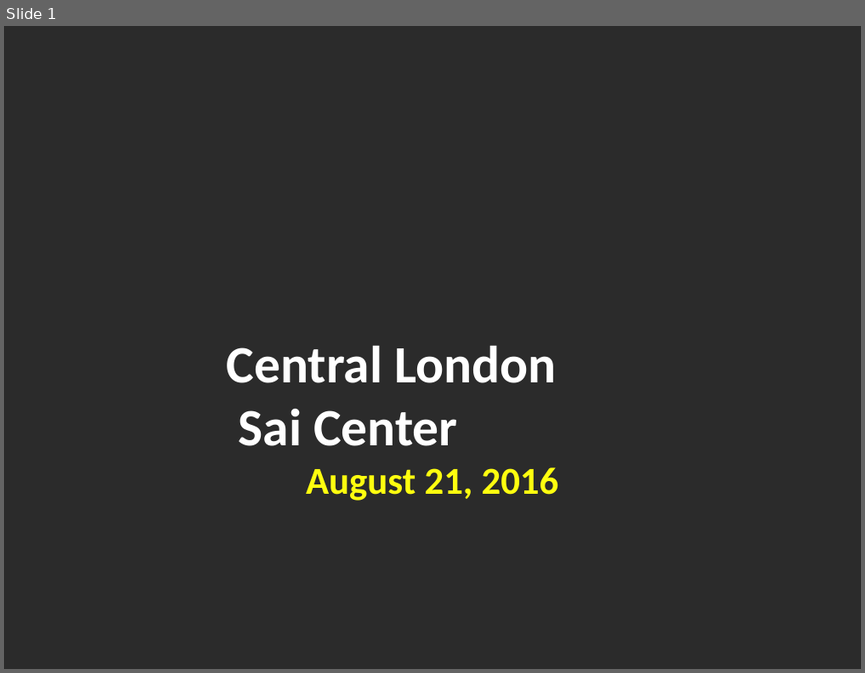
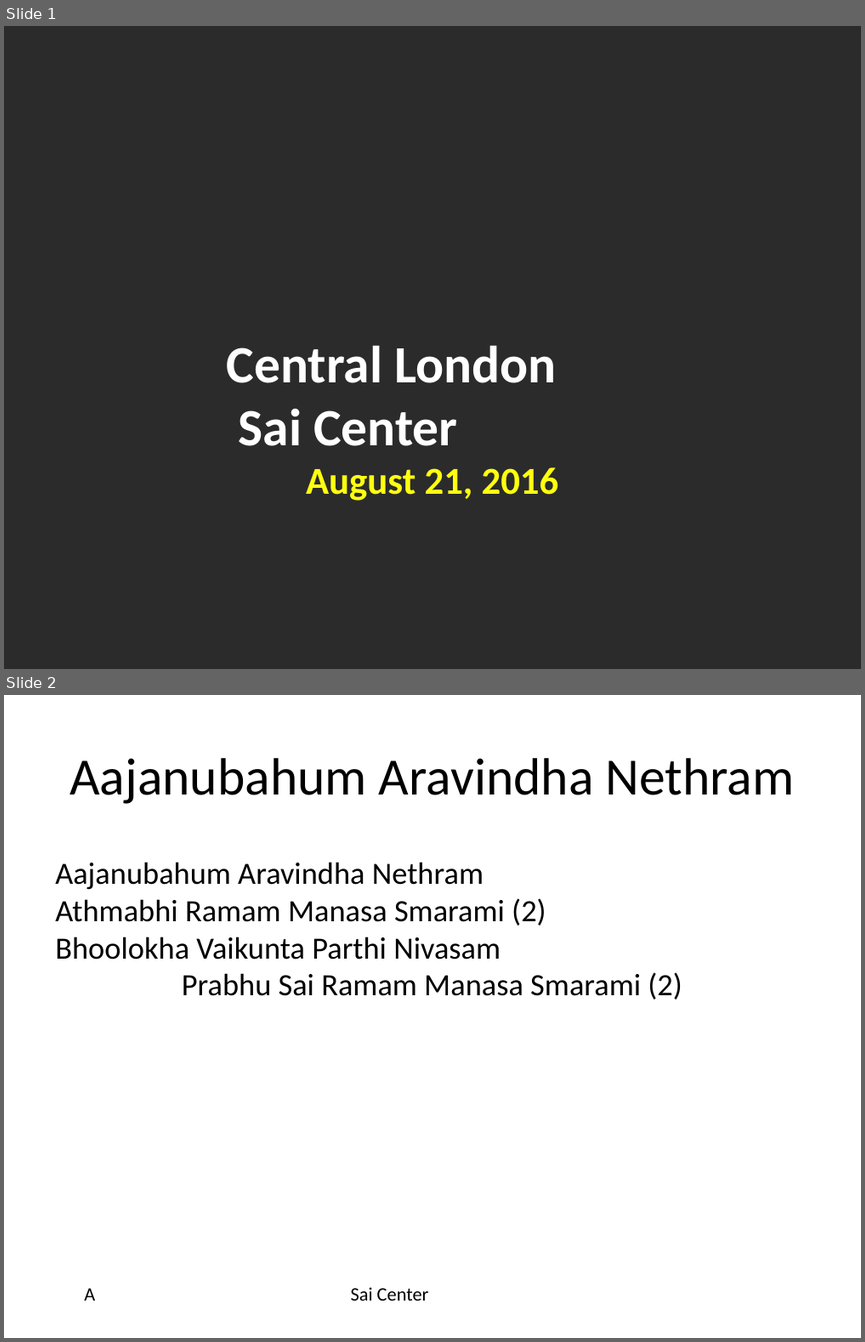
Before and after one commit to riteshreddyr/bhajanpresentationmaker, a slide deck: generated_ppts/bhajans.pptx. Shown one above the other, each under a label of ours: slide 1 before the commit, slides 1 and 2 after it. The pictures are 865x673 and 865x1342 pixels, drawn with LibreOffice and Linux fonts; fonts in the diff are those of the drawing; background and template pictures are left out; a plain dark background stands for a picture behind light text. Boxes give left, top, right and bottom in pixels: in the first picture for what was removed or moved away, otherwise in the second. Text is boxed around its words. In the diff, an @@ line names an element or a change of style, - is before the commit and + after.

```diff
--- a/generated_ppts/bhajans.pptx
+++ b/generated_ppts/bhajans.pptx
@@ slide 2 added at (4, 695, 861, 1338), background #FFFFFF @@
@@ title added at (69, 758, 794, 804), 44 pt, text #000000 @@
+Aajanubahum Aravindha Nethram
@@ text added at (55, 862, 682, 999), 26 pt, text #000000 @@
+Aajanubahum Aravindha Nethram
+Athmabhi Ramam Manasa Smarami (2)
+Bhoolokha Vaikunta Parthi Nivasam
+Prabhu Sai Ramam Manasa Smarami (2)
@@ text added at (84, 1287, 95, 1300), 16 pt, text #000000 @@
+A
@@ text added at (351, 1287, 429, 1300), 16 pt, text #000000 @@
+Sai Center
```
Also in this commit, not shown: 1 slide changed, 7 other slides added, 5 other files.
